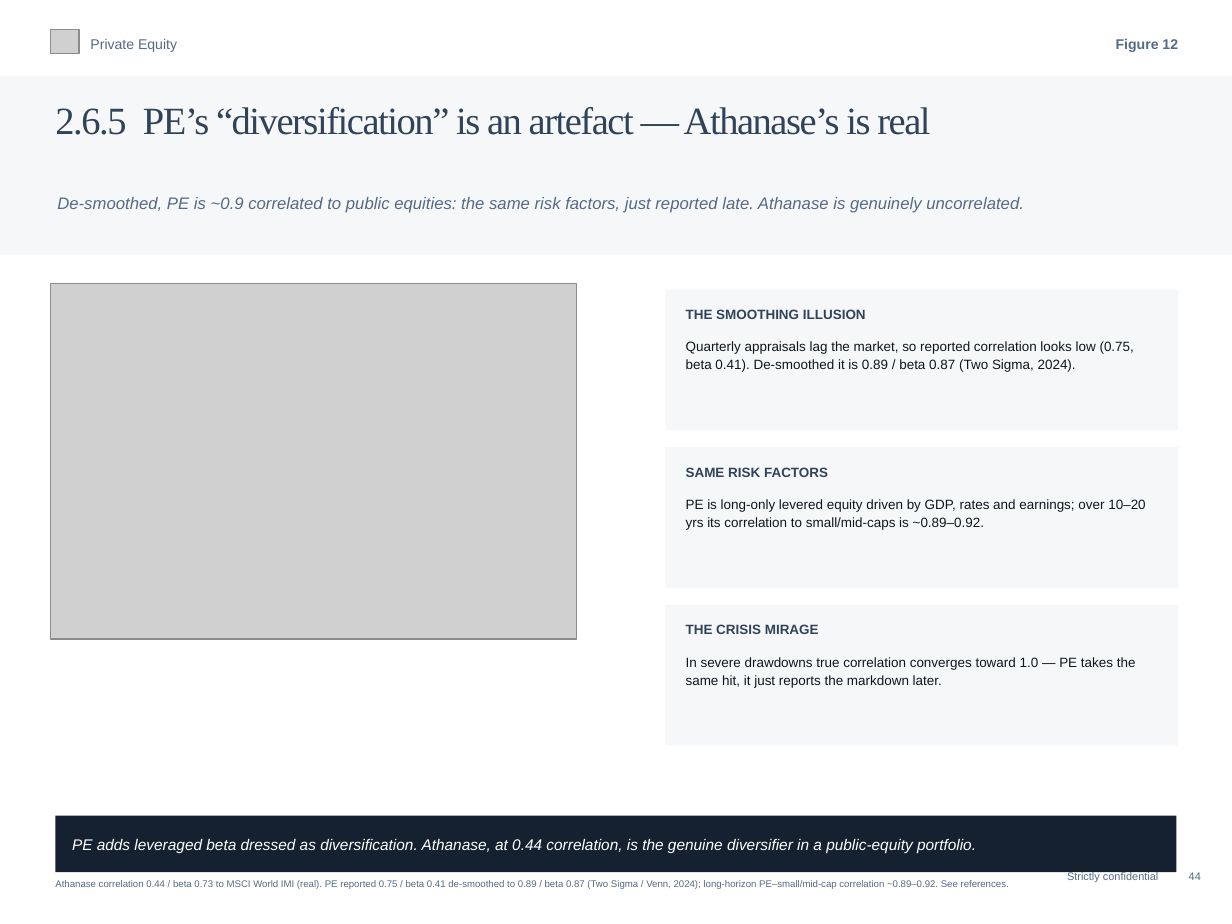
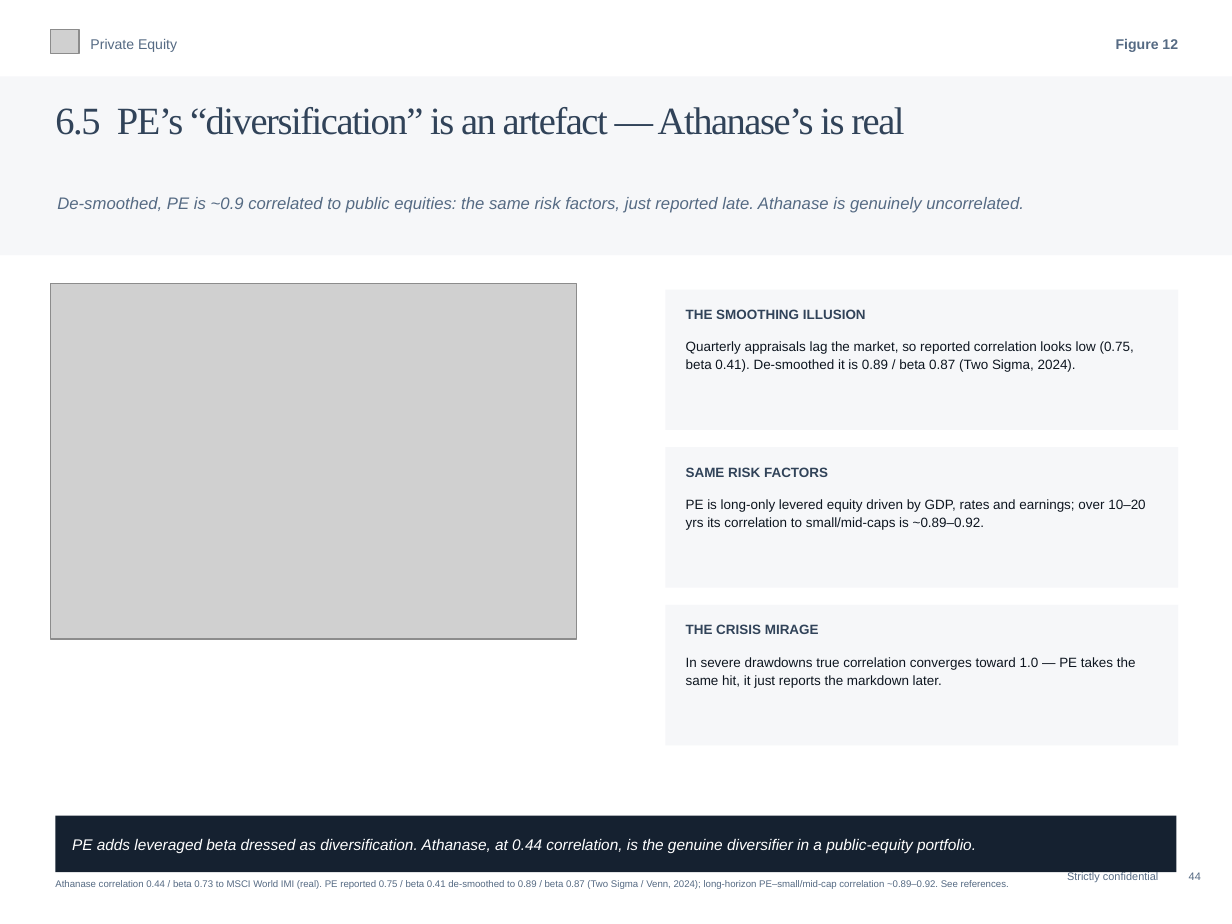
Before and after one commit to charette-lab/Claude, a slide deck: slide 47 of Athanase_Engaged_Ownership_Allocator_Deck.pptx. Drawn at 1232x924 pixels with LibreOffice and Linux fonts; fonts in the diff are those of the drawing; grey boxes stand for pictures. Boxes give left, top, right and bottom in pixels: in the first picture for what was removed or moved away, otherwise in the second. Text is boxed around its words. In the diff, an @@ line names an element or a change of style, - is before the commit and + after.

```diff
--- a/Athanase_Engaged_Ownership_Allocator_Deck.pptx
+++ b/Athanase_Engaged_Ownership_Allocator_Deck.pptx
@@ text at <box>55,107,904,135</box>: text changed @@
-2.6.5 PE’s “diversification” is an artefact — Athanase’s is real
+6.5 PE’s “diversification” is an artefact — Athanase’s is real
```
Also in this commit, not shown: 39 other slides changed, 1 other file.
